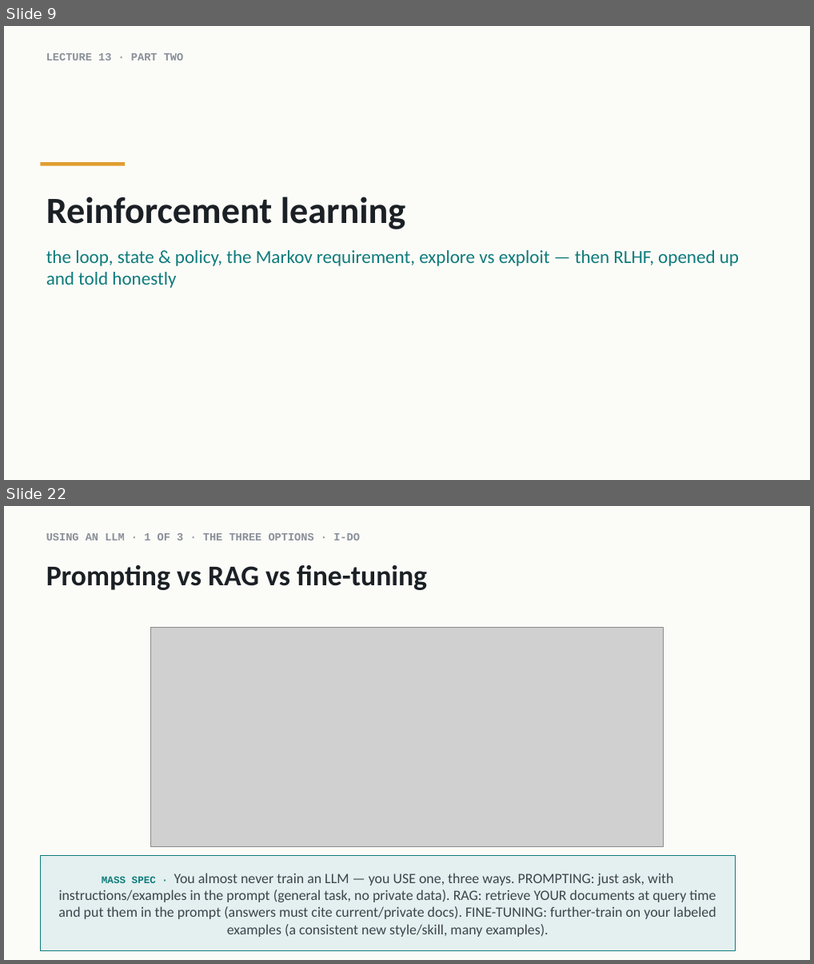
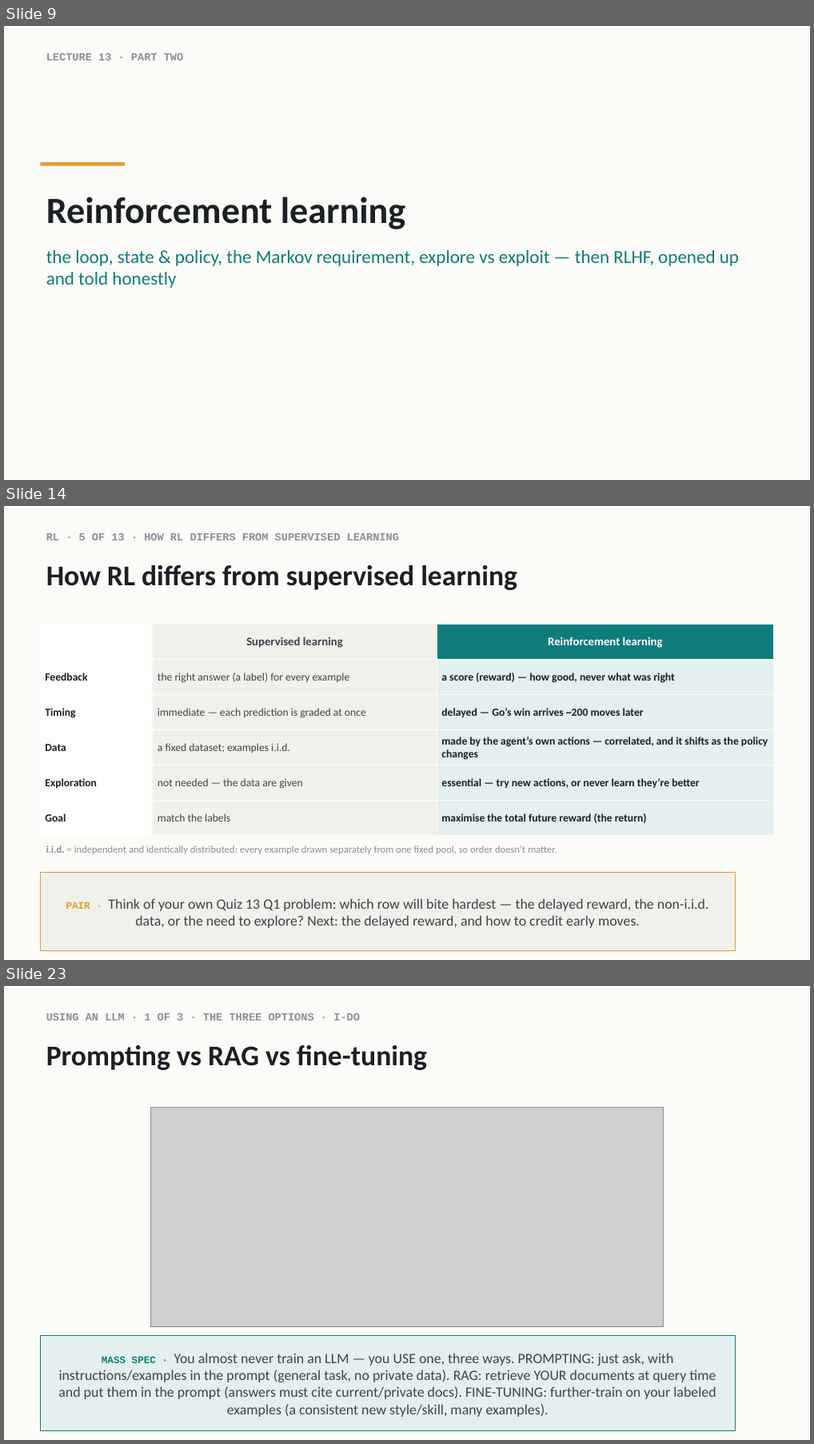
Before and after one commit to indigobio/msacl_dl_course, a slide deck: slides/pptx/lecture13_llms_landscape.pptx. Shown one above the other, each under a label of ours: slides 9 and 22 before the commit, slides 9, 14 and 23 after it; the slides between them are not shown. The pictures are 814x964 and 814x1444 pixels, drawn with LibreOffice and Linux fonts; fonts in the diff are those of the drawing; grey boxes stand for pictures. Boxes give left, top, right and bottom in pixels: in the first picture for what was removed or moved away, otherwise in the second. Text is boxed around its words. In the diff, an @@ line names an element or a change of style, - is before the commit and + after.

```diff
--- a/slides/pptx/lecture13_llms_landscape.pptx
+++ b/slides/pptx/lecture13_llms_landscape.pptx
@@ slide 14 added at box(4, 506, 810, 960), background #FBFBF8 @@
@@ text added at box(46, 533, 399, 540), 13 pt, text #8A9099, bold @@
+RL · 5 OF 13 · HOW RL DIFFERS FROM SUPERVISED LEARNING
@@ text added at box(46, 565, 518, 590), 34 pt, text #1B2025, bold @@
+How RL differs from supervised learning
@@ table added at box(40, 624, 774, 836), 6 rows, 3 columns @@
+ | Supervised learning | Reinforcement learning
+Feedback | the right answer (a label) for every example | a score (reward) — how good, never what was right
+Timing | immediate — each prediction is graded at once | delayed — Go’s win arrives ~200 moves later
+Data | a fixed dataset; examples i.i.d. | made by the agent’s own actions — correlated, and it shifts as the policy changes
+Exploration | not needed — the data are given | essential — try new actions, or never learn they’re better
+Goal | match the labels | maximise the total future reward (the return)
@@ text added at box(46, 845, 557, 854), 12 pt, text #8A9099 @@
+i.i.d. = independent and identically distributed: every example drawn separately from one fixed pool, so order doesn’t matter.
@@ rectangle added at box(40, 872, 736, 951), fill #F1F1EC, outline #E09E2F 1 pt, 17 pt, text #3D444C @@
+PAIR · Think of your own Quiz 13 Q1 problem: which row will bite hardest — the delayed reward, the non-i.i.d. data, or the need to explore? Next: the delayed reward, and how to credit early moves.
@@ what was slide 22 is now slide 23 @@
```
Also in this commit, not shown: 12 slides changed, 7 other files.
